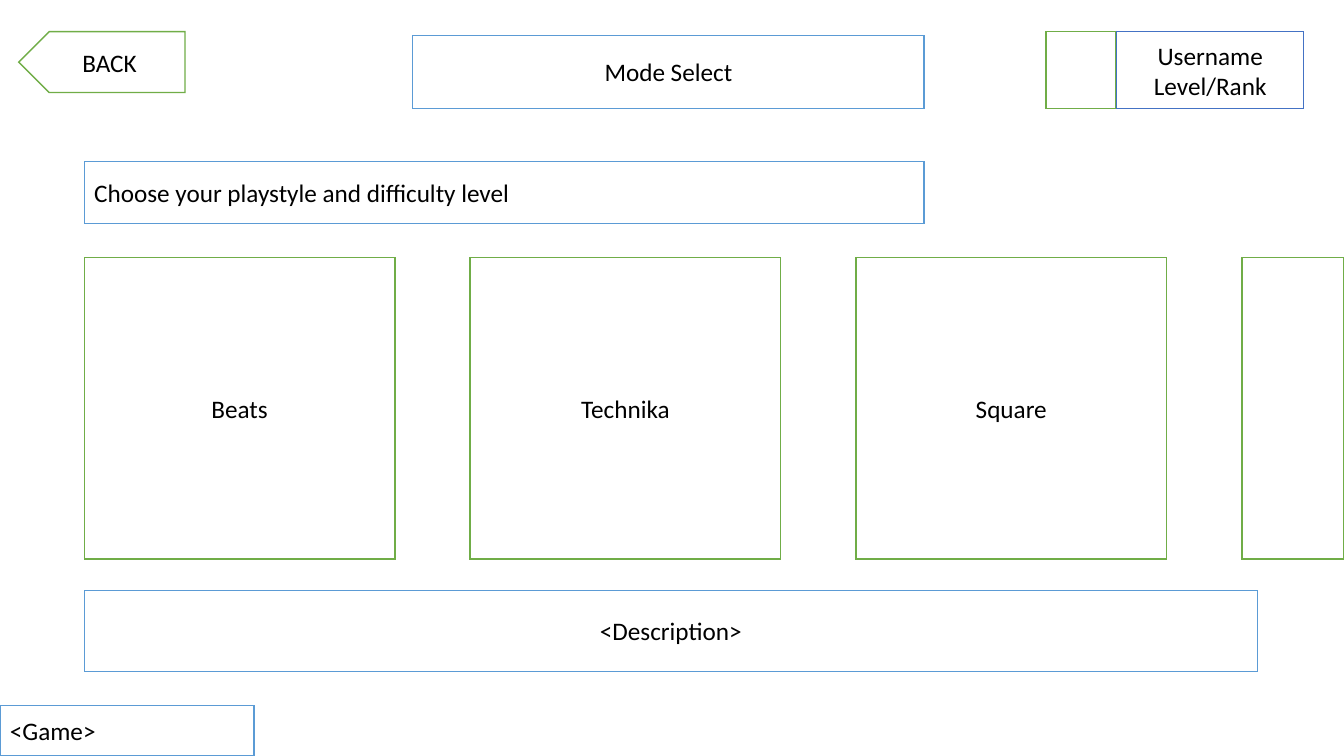
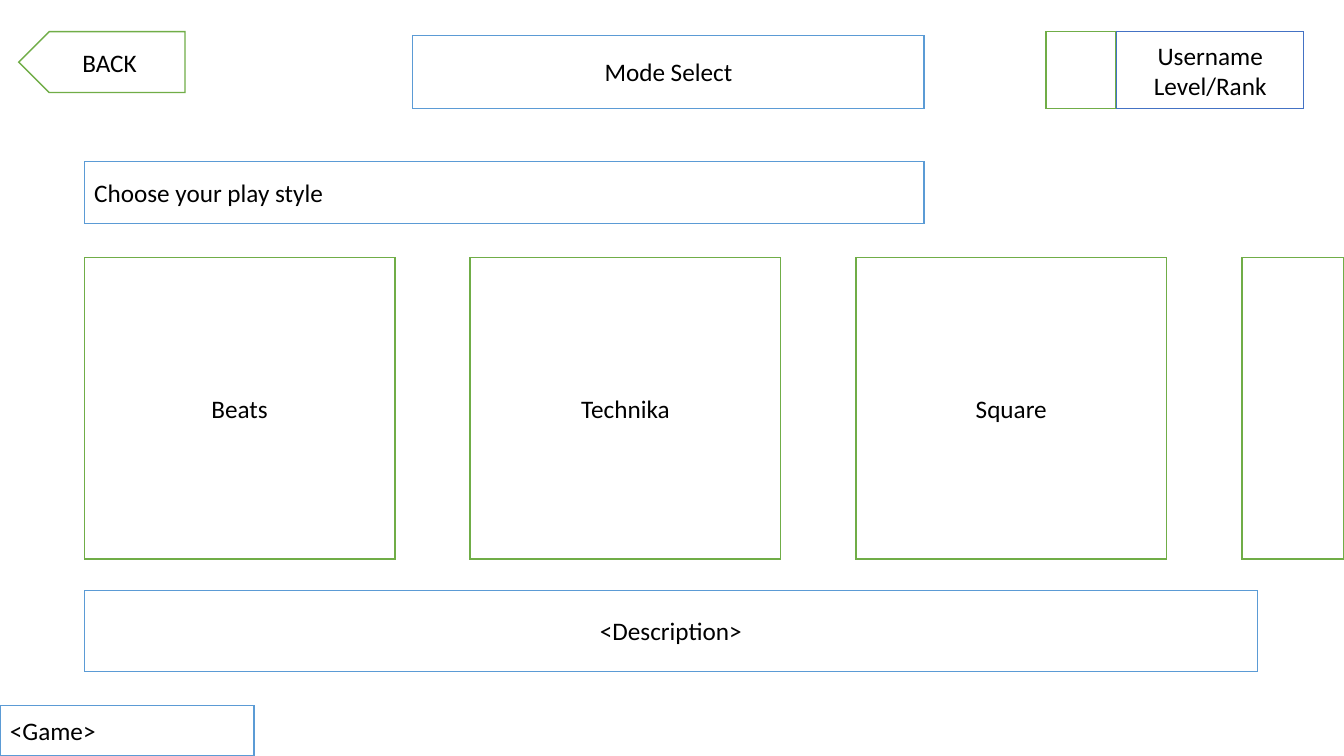
Before and after one commit to OliverMontor/beats2, a slide deck: slide 6 of beats2/Docs/Beats2 - Design Spec.pptx (slide 7 before the commit). Drawn at 1344x756 pixels with LibreOffice and Linux fonts; fonts in the diff are those of the drawing. Boxes give left, top, right and bottom in pixels: in the first picture for what was removed or moved away, otherwise in the second. Text is boxed around its words. In the diff, an @@ line names an element or a change of style, - is before the commit and + after.

```diff
--- a/beats2/Docs/Beats2 - Design Spec.pptx
+++ b/beats2/Docs/Beats2 - Design Spec.pptx
@@ text in rectangle at (94,184,323,206): text changed @@
-Choose your playstyle and difficulty level
+Choose your play style
```
Also in this commit, not shown: 17 other slides changed, 6 slides removed, 7 other files.
